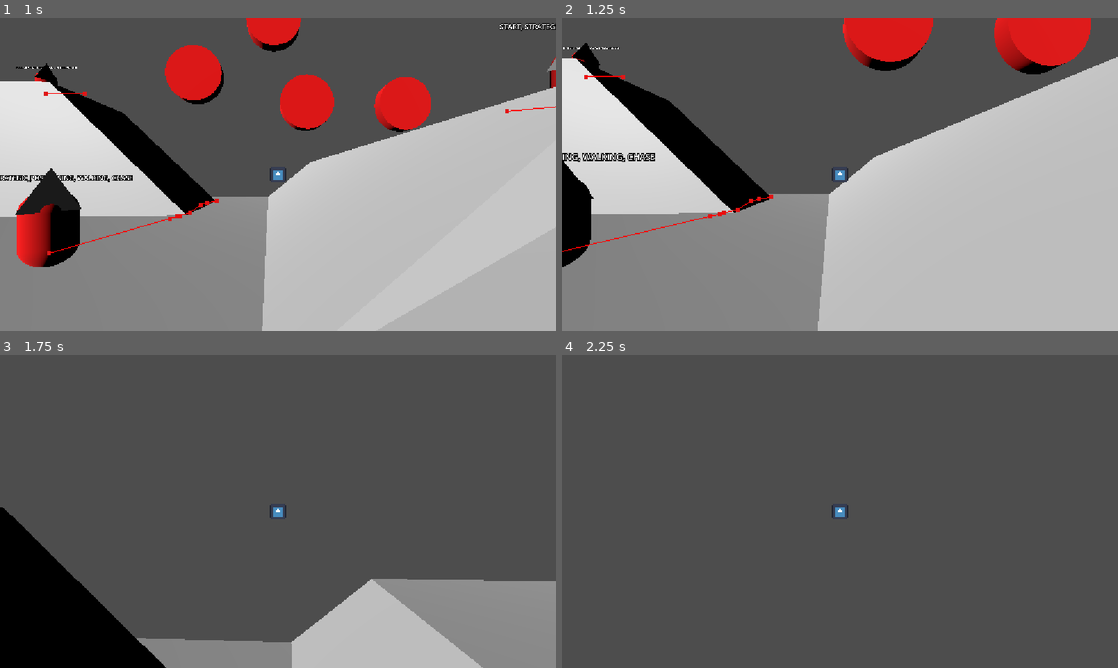
Above: before the commit, frames 1-4 (two rows, left to right).
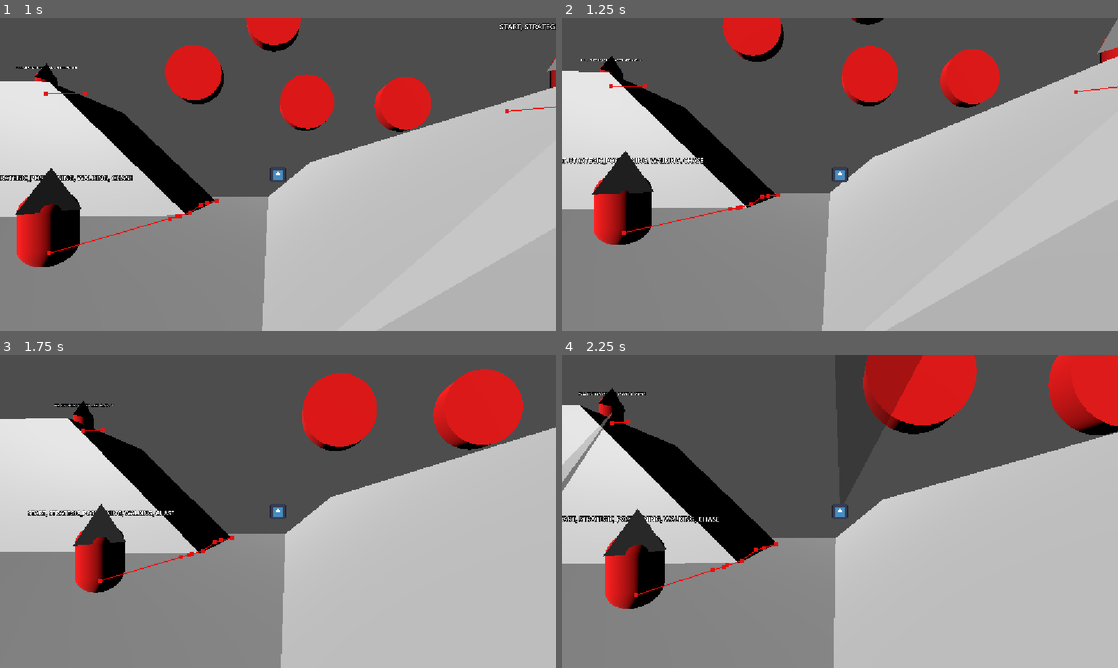
Above: after the commit, the same moments.

Repository: flowerFawn/unnamed-narrative-fps
Game: Godot game, scene res://prototyping/prototype world.tscn
Two runs of this game, one before a commit and one after it. Both use one fixed random seed, a clock stepped at 60 frames per second and the inputs below. The engine's default icon, where the game draws it, is replaced by a stand-in: a white triangle on a blue panel in a dark square.
Inputs (mouse positions are in pixels of both pictures, inside the frame that each line leads up to):
- Up to frame 1 (1 s): move the mouse to (305, 174) at 0.52 s; press the mouse at (305, 174) at 0.53 s; hold W (Move Forward) from 0.53 s (still down); tap Space (Jump) at 0.77 s
- Up to frame 2 (1.25 s): keep holding W (Move Forward)
- Up to frame 3 (1.75 s): keep holding W (Move Forward); move the mouse to (250, 511) at 1.27 s; release the mouse at (250, 511) at 1.28 s; tap Shift (Sprint) at 1.35 s; tap Space (Jump) at 1.52 s
- Up to frame 4 (2.25 s): keep holding W (Move Forward); move the mouse to (851, 505) at 2.02 s; press the mouse at (851, 505) at 2.03 s

Frame 1 is identical in both runs. In frame 2, 16% of the frame differs, in the area x 0-100%, y 0-100%; in frame 3, 62%; in frame 4, 69%.

Commit message:
fixed issues with enemy line of sight, and enemies can now only see so far

Diff:
--- a/enemies/enemy.gd
+++ b/enemies/enemy.gd
@@ -89,12 +89,12 @@
 var goal_point:Vector3
 
 ##If the enemy has unbroken line of sight to the player
-var has_line_of_sight:bool
+var has_line_of_sight:bool = false
 ##Distance from the player, squared to save costs
 var distance_squared_to_player:float
 ##Global position of the player at the last frame the enemy had line of sight
 ##of the player
-var last_known_player_position:Vector3
+var last_known_player_position:Vector3 = Vector3.INF
 
 
 ##Desired shooting distance (from weapon.weapon_info) squared.
@@ -186,6 +186,8 @@
 func update_pathfinding() -> void:
 	match mode:
 		EnemyMode.SIMPLE_POSITIONING:
+			if not has_line_of_sight:
+				return
 			if desired_shooting_distance_squared < distance_squared_to_player:
 				goal_point = level.player.global_position
 			elif distance_squared_to_player < minimum_comfortable_distance_squared:
@@ -254,7 +256,11 @@
 ##updates the line of sight raycast and if the enemy has line of sight
 func update_line_of_sight() -> void:
 	line_of_sight_raycast.target_position = level.player.global_position - global_position
-	has_line_of_sight = not line_of_sight_raycast.is_colliding()
+	if distance_squared_to_player < enemy_type.sight_distance ** 2:
+		line_of_sight_raycast.force_raycast_update()
+		has_line_of_sight = not line_of_sight_raycast.is_colliding()
+	else:
+		has_line_of_sight = false
 
 ##updates the distance squared
 func update_player_distance() -> void:
@@ -382,7 +388,8 @@
 #endregion
 
 func do_shooting() -> void:
-	weapon.attempt_shoot()
+	if has_line_of_sight:
+		weapon.attempt_shoot()
 
 func hit(damage:float) -> void:
 	current_hp -= damage
--- a/player/player.gd
+++ b/player/player.gd
@@ -5,9 +5,9 @@
 ##Depending on the state runs a different process, and then calls move_and_slide().
 ##Contains a PlayerHead that controls the camera and shooting.
 
-const BASE_SPEED:int = 10
+const BASE_SPEED:int = 1
 const SPRINT_MULTIPLIER:float = 2
-const JUMP_VERTICAL_FORCE:float = 25
+const JUMP_VERTICAL_FORCE:float = 2.5
 const JUMP_HORIZONTAL_MULTIPLIER:float = 2
 
 enum PlayerState{
